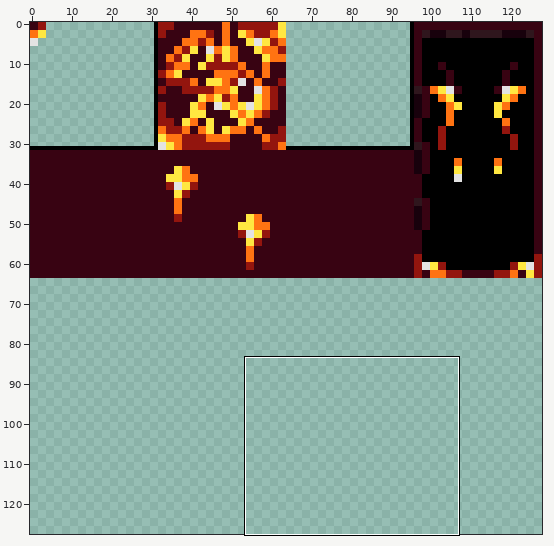
File history of a sprite sheet, Sprites/Tiles/lava_world_tiles.png. Above: a wide view before the commit, with the close-up outlined.
Close-up. Old version:
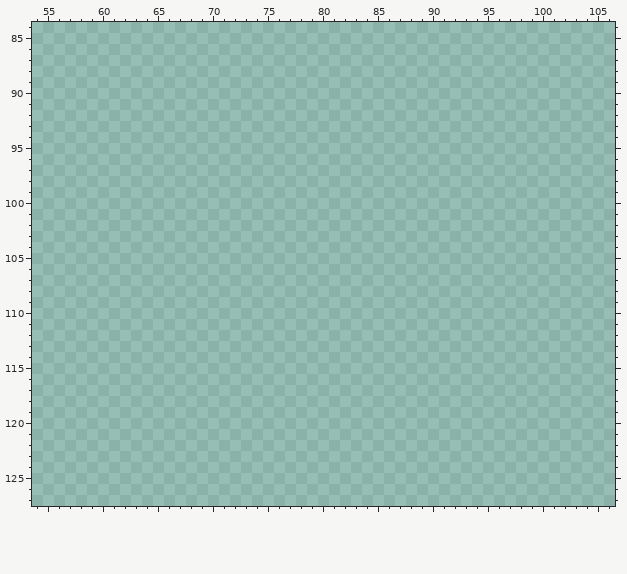
The file is 128x128 pixels. Colours within 5 levels of each other are drawn and written as one. Shown: x 54..106, y 84..127.
After:
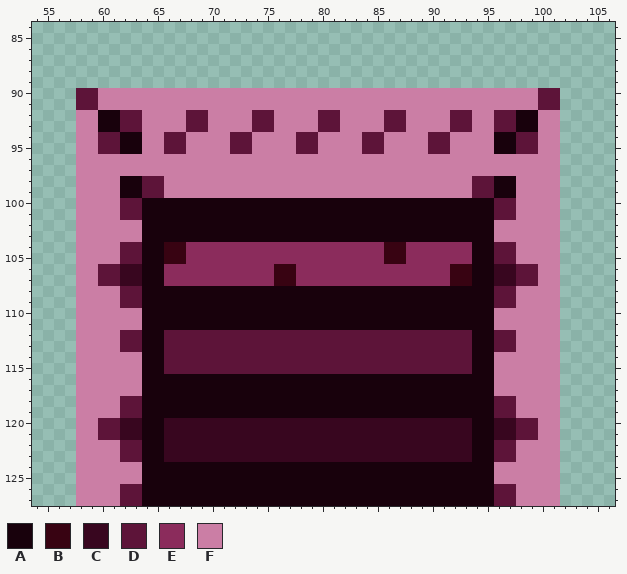
Palette (. is transparent): A #18010c  B #380312  C #38061f  D #5d1439  E #8b2c5c  F #cb7ea5
The edit:
There is now colour A in rows 92 to 93 at x 60 to 61 and 98 to 99; in rows 94 to 95 at x 62 to 63 and 96 to 97; in rows 98 to 99 at x 62 to 63 and 96 to 97; in rows 100 to 103 at x 64 to 95; in rows 104 to 107 at x 64 to 65 and 94 to 95; in rows 108 to 111 at x 64 to 95.
There is now colour A in rows 112 to 115 at x 64 to 65 and 94 to 95; in rows 116 to 119 at x 64 to 95; in rows 120 to 123 at x 64 to 65 and 94 to 95; in rows 124 to 127 at x 64 to 95.
There is now colour B in rows 104 to 105 at x 66 to 67 and 86 to 87; in rows 106 to 107 at x 76 to 77 and 92 to 93.
There is now colour C in rows 106 to 107 at x 62 to 63 and 96 to 97; in rows 120 to 121 at x 62 to 63, 66 to 93 and 96 to 97; in rows 122 to 123 at x 66 to 93.
There is now colour D in rows 90 to 91 at x 58 to 59 and 100 to 101; in rows 92 to 93 at x 62 to 63, 68 to 69, 74 to 75, 80 to 81, 86 to 87, 92 to 93 and 96 to 97; in rows 94 to 95 at x 60 to 61, 66 to 67, 72 to 73, 78 to 79, 84 to 85, 90 to 91 and 98 to 99; in rows 98 to 99 at x 64 to 65 and 94 to 95; in rows 100 to 101 at x 62 to 63 and 96 to 97; in rows 104 to 105 at x 62 to 63 and 96 to 97.
There is now colour D in rows 106 to 107 at x 60 to 61 and 98 to 99; in rows 108 to 109 at x 62 to 63 and 96 to 97; in rows 112 to 113 at x 62 to 63, 66 to 93 and 96 to 97; in rows 114 to 115 at x 66 to 93; in rows 118 to 119 at x 62 to 63 and 96 to 97; in rows 120 to 121 at x 60 to 61 and 98 to 99.
There is now colour D in rows 122 to 123 at x 62 to 63 and 96 to 97; in rows 126 to 127 at x 62 to 63 and 96 to 97.
There is now colour E in rows 104 to 105 at x 68 to 85 and 88 to 93; in rows 106 to 107 at x 66 to 75 and 78 to 91.
There is now colour F in rows 90 to 91 at x 60 to 99; in rows 92 to 93 at x 58 to 59, 64 to 67, 70 to 73, 76 to 79, 82 to 85, 88 to 91, 94 to 95 and 100 to 101; in rows 94 to 95 at x 58 to 59, 64 to 65, 68 to 71, 74 to 77, 80 to 83, 86 to 89, 92 to 95 and 100 to 101; in rows 96 to 97 at x 58 to 101; in rows 98 to 99 at x 58 to 61, 66 to 93 and 98 to 101; in rows 100 to 101 at x 58 to 61 and 98 to 101.
There is now colour F in rows 102 to 103 at x 58 to 63 and 96 to 101; in rows 104 to 105 at x 58 to 61 and 98 to 101; in rows 106 to 107 at x 58 to 59 and 100 to 101; in rows 108 to 109 at x 58 to 61 and 98 to 101; in rows 110 to 111 at x 58 to 63 and 96 to 101; in rows 112 to 113 at x 58 to 61 and 98 to 101.
There is now colour F in rows 114 to 117 at x 58 to 63 and 96 to 101; in rows 118 to 119 at x 58 to 61 and 98 to 101; in rows 120 to 121 at x 58 to 59 and 100 to 101; in rows 122 to 123 at x 58 to 61 and 98 to 101; in rows 124 to 125 at x 58 to 63 and 96 to 101; in rows 126 to 127 at x 58 to 61 and 98 to 101.
Changed places in both close-ups, as pixel boxes (x1, y1, x2, y2):
added: (76, 88, 560, 506)
